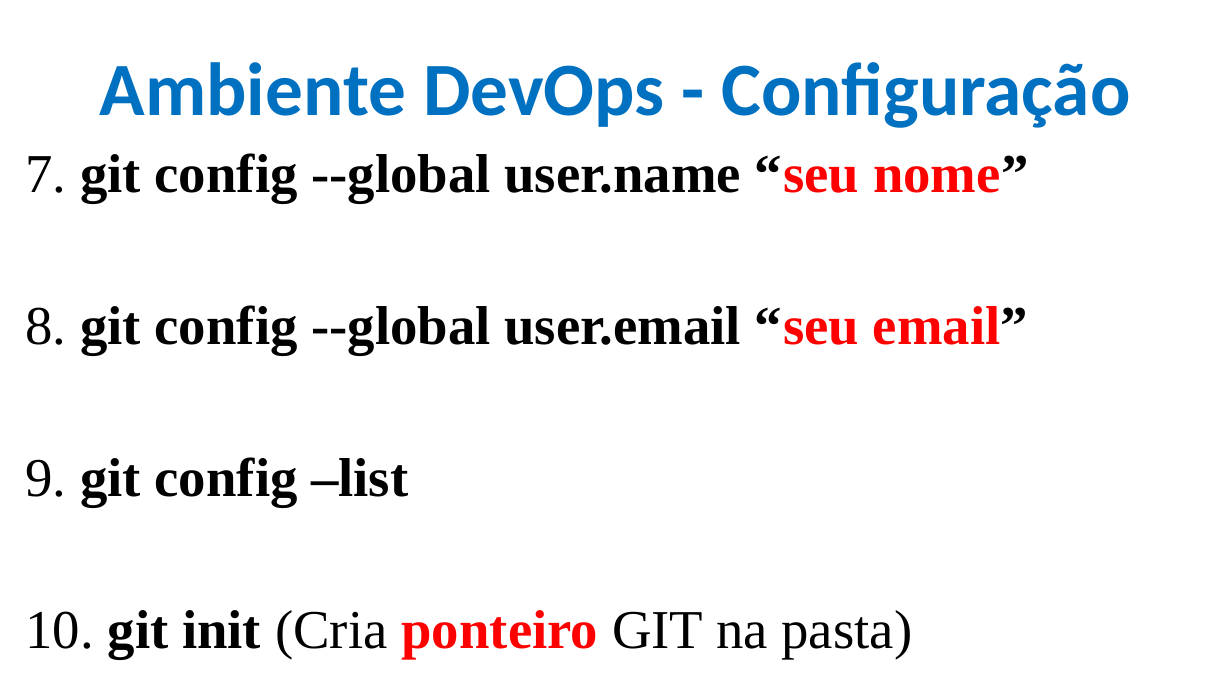
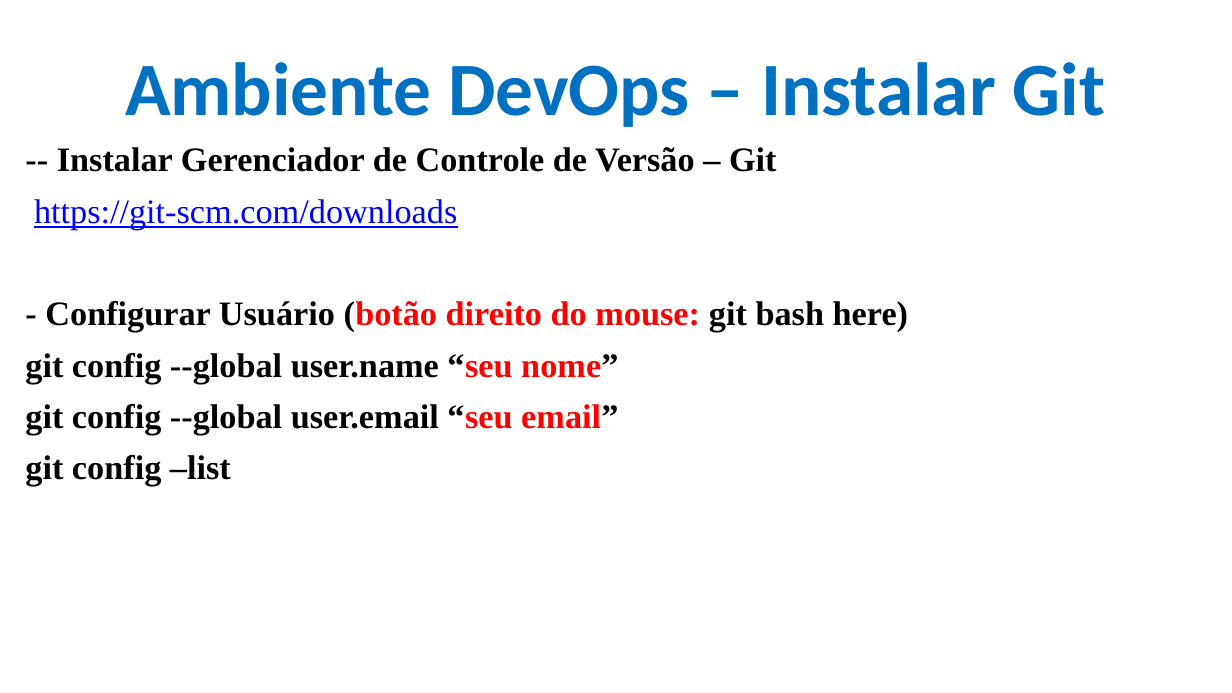
Before and after one commit to CloudEducationBrazil/WydenDesenvolvimentoWebPHP, a slide deck: slide 3 of 01 Classes/Aula 02 Desenvolvimento Web PHP - HTML.pptx (slide 9 before the commit). Drawn at 1232x693 pixels with LibreOffice and Linux fonts; fonts in the diff are those of the drawing; background and template pictures are left out. Boxes give left, top, right and bottom in pixels: in the first picture for what was removed or moved away, otherwise in the second. Text is boxed around its words. In the diff, an @@ line names an element or a change of style, - is before the commit and + after.

```diff
--- a/01 Classes/Aula 02 Desenvolvimento Web PHP - HTML.pptx
+++ b/01 Classes/Aula 02 Desenvolvimento Web PHP - HTML.pptx
@@ title at (x1=125, y1=62, x2=1105, y2=127): text changed @@
-Ambiente DevOps - Configuração
+Ambiente DevOps – Instalar Git
@@ text at (x1=25, y1=147, x2=908, y2=486): text changed; size 32 to 20 pt @@
-7. git config --global user.name “seu nome”
-8. git config --global user.email “seu email”
-9. git config –list
-10. git init (Cria ponteiro GIT na pasta)
+-- Instalar Gerenciador de Controle de Versão – Git
+https://git-scm.com/downloads
+- Configurar Usuário (botão direito do mouse: git bash here)
+git config --global user.name “seu nome”
+git config --global user.email “seu email”
+git config –list
```
Also in this commit, not shown: 12 other slides changed, 6 slides removed, 1 other file.
